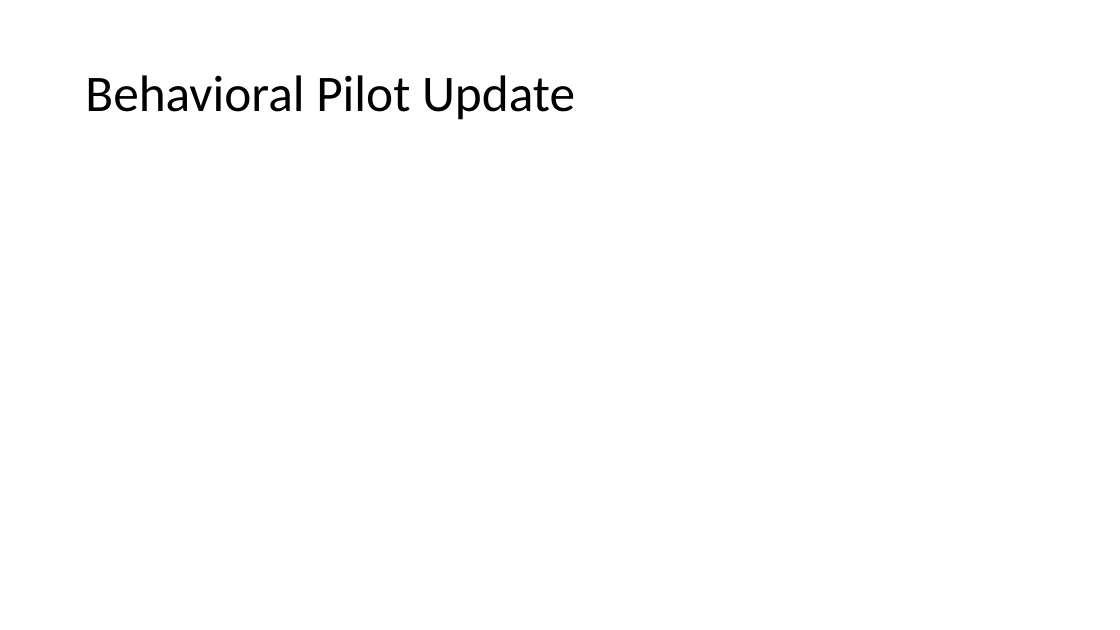
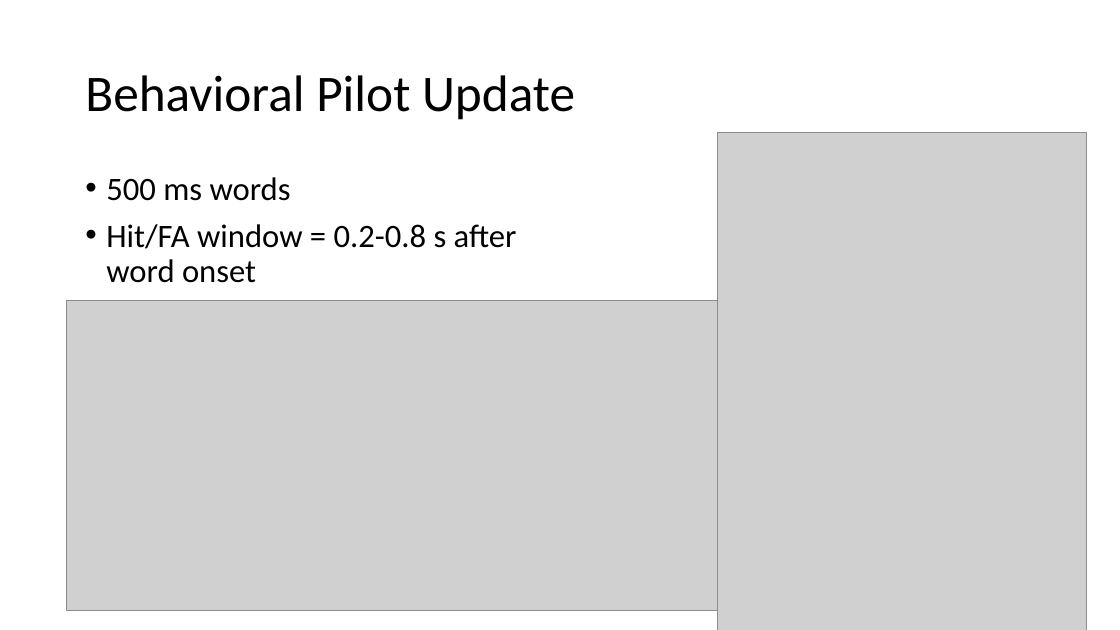
Before and after one commit to crepetti/fNIRSandGerbils, a slide deck: slide 3 of Gerbils, but make it human update 6-26.pptm (slide 2 before the commit). Drawn at 1120x630 pixels with LibreOffice and Linux fonts; fonts in the diff are those of the drawing; grey boxes stand for pictures. Boxes give left, top, right and bottom in pixels: in the first picture for what was removed or moved away, otherwise in the second. Text is boxed around its words. In the diff, an @@ line names an element or a change of style, - is before the commit and + after.

```diff
--- a/Gerbils, but make it human update 6-26.pptm
+++ b/Gerbils, but make it human update 6-26.pptm
@@ picture added at (x1=718, y1=132, x2=1087, y2=629) @@
@@ text added at (x1=106, y1=177, x2=517, y2=283), 28 pt, text #000000 @@
+• 500 ms words
+• Hit/FA window = 0.2-0.8 s after word onset
@@ picture added at (x1=66, y1=301, x2=749, y2=611) @@
```
Also in this commit, not shown: 4 other slides changed, 4 slides added, 1 slide removed, 4 other files.
